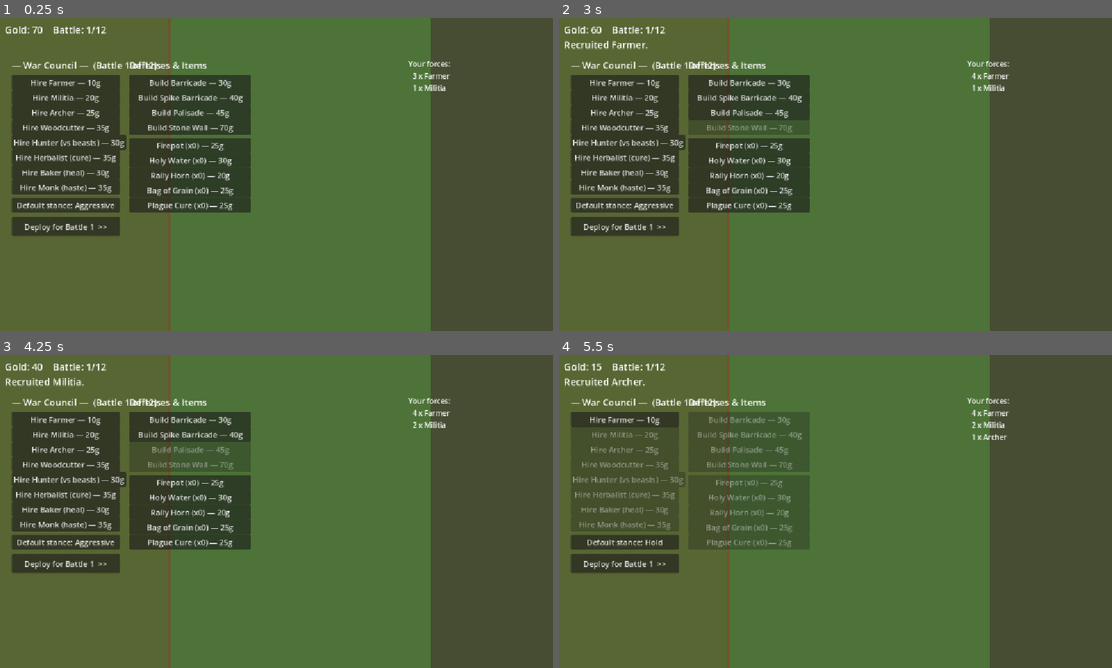
Above: before the commit, frames 1-4 (two rows, left to right).
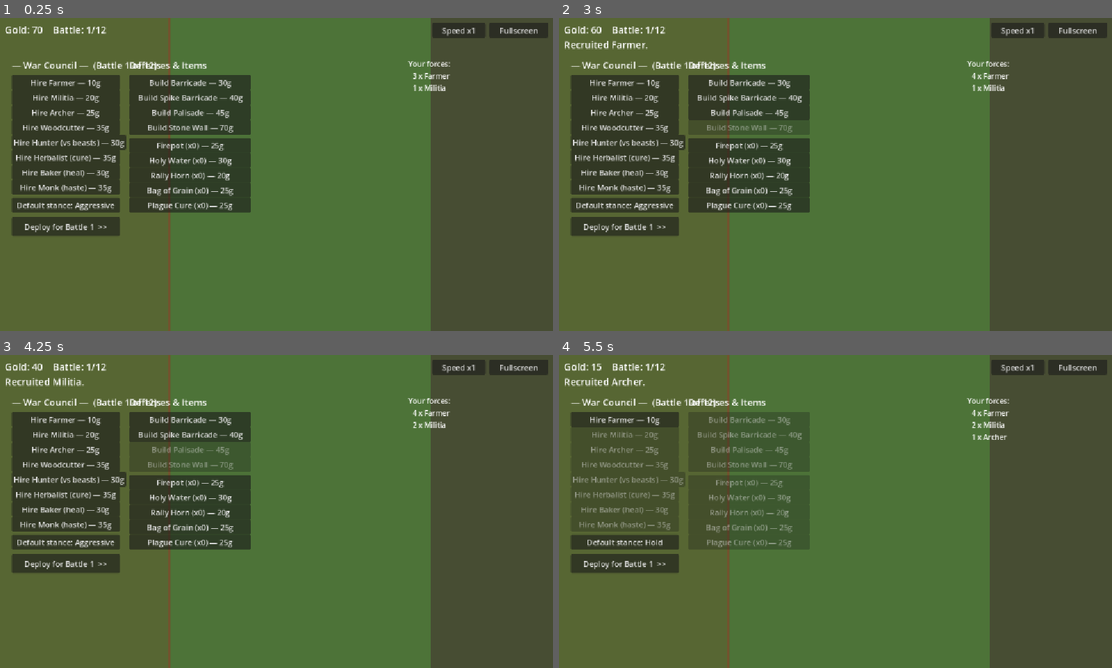
Above: after the commit, the same moments.

Repository: Jazzboy2567/protect-your-plot
Game: Godot game, scene res://Main.tscn
Two runs of this game, one before a commit and one after it. Both use one fixed random seed, a clock stepped at 60 frames per second and the inputs below.
Inputs (mouse positions are in pixels of both pictures, inside the frame that each line leads up to):
- Up to frame 1 (0.25 s): no input
- Up to frame 2 (3 s): click (1017, 30) at 0.5 s, where only the run after the commit has a clickable "Speed x1"; click (1017, 30) at 1.25 s, where only the run after the commit has a clickable "Speed x2"; click (1017, 30) at 2 s, where only the run after the commit has a clickable "Speed x3"; click "Hire Farmer — 10g" at 2.75 s
- Up to frame 3 (4.25 s): click "Hire Militia — 20g" at 3.5 s
- Up to frame 4 (5.5 s): click "Hire Archer — 25g" at 4.25 s; click "Default stance: Aggressive" at 5 s

The runs differ from the first frame. In frame 1, 0.9% of the frame differs, in the area x 78-100%, y 1-7%; in frame 2, 0.9%; in frame 3, 0.9%; in frame 4, 0.9%.

Commit message:
Add fullscreen scaling and battle speed control
- Stretch aspect "keep" + resizable, window starts maximized; F11 or the
  Fullscreen button toggles true fullscreen (content scales to fit)
- Speed button cycles 1x/2x/3x via Engine.time_scale
- Persistent top-right controls that survive panel rebuilds

Co-Authored-By: Claude Opus 4.8 <noreply@anthropic.com>

Diff:
--- a/project.godot
+++ b/project.godot
@@ -19,8 +19,10 @@
 
 window/size/viewport_width=1152
 window/size/viewport_height=648
+window/size/mode=2
+window/size/resizable=true
 window/stretch/mode="canvas_items"
-window/stretch/aspect="expand"
+window/stretch/aspect="keep"
 
 [physics]
 
--- a/scripts/Main.gd
+++ b/scripts/Main.gd
@@ -56,6 +56,10 @@
 var panel: Control
 var rally_btn: Button
 var banner: Label
+var ctrl_speed: Button
+var ctrl_full: Button
+var _speed_i: int = 0
+const SPEEDS := [1.0, 2.0, 3.0]
 
 var _drag_unit = null
 var _drag_moved: bool = false
@@ -87,10 +91,36 @@
 	banner.mouse_filter = Control.MOUSE_FILTER_IGNORE
 	hud.add_child(banner)
 
+	# Persistent top-right controls (survive panel rebuilds).
+	ctrl_speed = Button.new()
+	ctrl_speed.text = "Speed x1"
+	ctrl_speed.position = Vector2(ARENA.x - 250, 10)
+	ctrl_speed.size = Vector2(110, 30)
+	ctrl_speed.pressed.connect(_cycle_speed)
+	hud.add_child(ctrl_speed)
+
+	ctrl_full = Button.new()
+	ctrl_full.text = "Fullscreen"
+	ctrl_full.position = Vector2(ARENA.x - 132, 10)
+	ctrl_full.size = Vector2(122, 30)
+	ctrl_full.pressed.connect(_toggle_fullscreen)
+	hud.add_child(ctrl_full)
+
 	show_shop()
 
 func is_fighting() -> bool:
 	return phase == Phase.BATTLE
+
+func _cycle_speed() -> void:
+	_speed_i = (_speed_i + 1) % SPEEDS.size()
+	Engine.time_scale = SPEEDS[_speed_i]
+	ctrl_speed.text = "Speed x%d" % int(SPEEDS[_speed_i])
+
+func _toggle_fullscreen() -> void:
+	if DisplayServer.window_get_mode() == DisplayServer.WINDOW_MODE_FULLSCREEN:
+		DisplayServer.window_set_mode(DisplayServer.WINDOW_MODE_MAXIMIZED)
+	else:
+		DisplayServer.window_set_mode(DisplayServer.WINDOW_MODE_FULLSCREEN)
 
 # ---------------------------------------------------------------- flow
 
@@ -329,6 +359,9 @@
 # ---------------------------------------------------------------- input (deploy)
 
 func _unhandled_input(event: InputEvent) -> void:
+	if event is InputEventKey and event.pressed and event.keycode == KEY_F11:
+		_toggle_fullscreen()
+		return
 	if phase != Phase.DEPLOY:
 		return
 	if event is InputEventMouseButton and event.button_index == MOUSE_BUTTON_LEFT:
